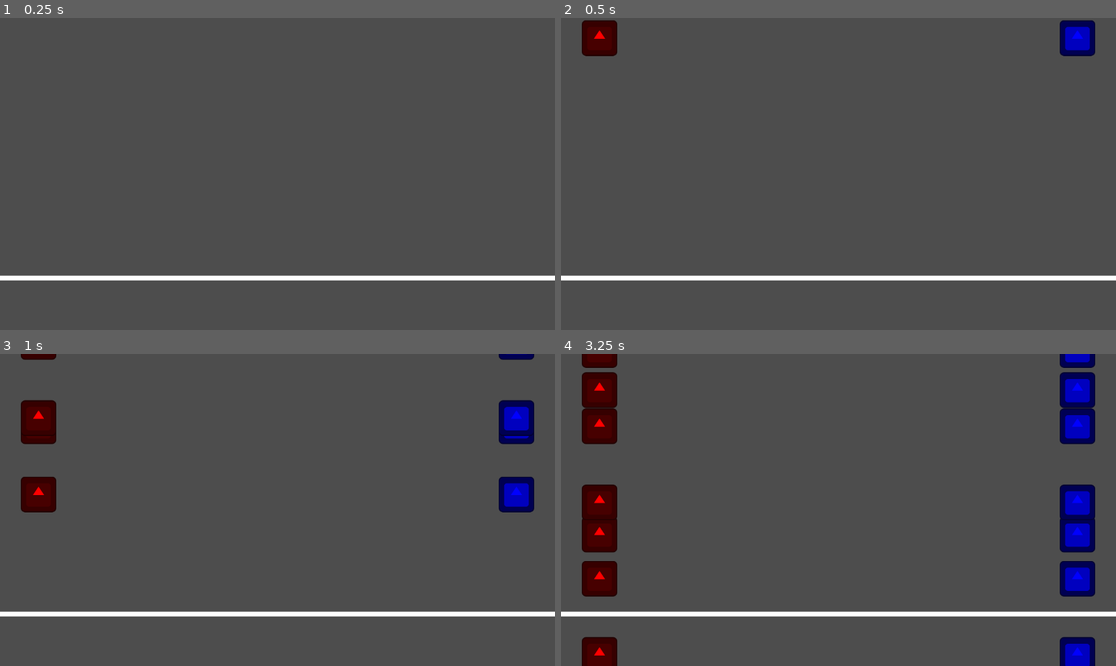
Above: before the commit, frames 1-4 (two rows, left to right).
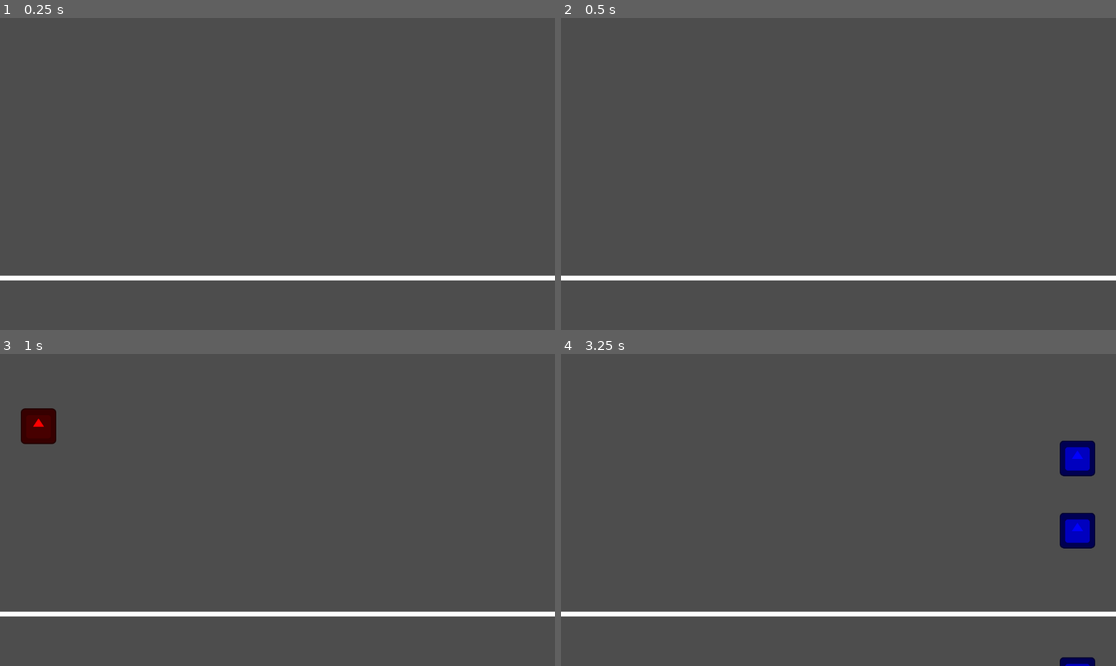
Above: after the commit, the same moments.

Repository: thechonkpotato/jittaclick
Game: Godot game, scene res://scenes/main.tscn
The game is run twice, just before and just after one commit, with the same random seed, the same clock (stepped at 60 frames per second) and the same inputs. The engine's default icon, where the game draws it, is replaced by a stand-in: a white triangle on a blue panel in a dark square.
Inputs:
- Up to frame 1 (0.25 s): no input
- Up to frame 2 (0.5 s): no input
- Up to frame 3 (1 s): hold Right (right) from 0.53 s (still down)
- Up to frame 4 (3.25 s): release Right (right) at 1.28 s; hold Left (left) 1.28-2.03 s; hold Right (right) from 2.03 s (still down)

Frame 1 is identical in both runs. In frame 2, 1.5% of the frame differs, in the area x 3-97%, y 0-13%; in frame 3, 2.8%; in frame 4, 8.9%, in the area x 3-97%, y 0-100%.

Commit message:
feat!: Finalize beat-based block spawner

Diff:
--- a/assets/beatmap.json
+++ b/assets/beatmap.json
@@ -5,7 +5,8 @@
 			{"beat": 1, "side": "left"},
 			{"beat": 2, "side": "left"},
 			{"beat": 3, "side": "right"},
-			{"beat": 4, "side": "right"}
+			{"beat": 4, "side": "right"},
+			{"beat": 4.5, "side": "right"}
 		]
 	}
 }
--- a/scenes/beatmap_reader.gd
+++ b/scenes/beatmap_reader.gd
@@ -1,6 +1,5 @@
 extends Node
 
-@onready var beat_timer := $Timer
 @onready var bmanage := get_node('../BlockManager')
 
 @export var beatmap_path: NodePath = 'res://assets/beatmap.json'
@@ -8,21 +7,23 @@
 var beatmap = JSON.parse_string(beatmap_file.get_as_text())
 
 var beat := 0
+var time := 0.0
+var note_idx := 0
+var timestamp := 0.0
+var song = beatmap['trigger']
+var beats: Array = song.beats
+var next_note_timestamp: float = beats[0].beat * Globals.bpm_wait # 0.6 secs
 
 func _ready():
-	var song = beatmap['trigger']
-	Globals.bpm = song.bpm
-	var beats: Array = song.beats
+	print(beats)
+	print(next_note_timestamp)
 
-	beat_timer.wait_time = Globals.bpm_wait
-	beat_timer.start()
-
-	print(beatmap)
-
-func _on_timer_timeout(): inc_beat()
-
-func inc_beat():
-	beat += 1
-	print('beat: ' + str(beat))
-	bmanage.spawn_box('left')
-	bmanage.spawn_box('right')
+func _physics_process(delta: float) -> void:
+	time += delta
+	if note_idx >= beats.size():
+		return
+	if time >= next_note_timestamp:
+		bmanage.spawn_box(beats[note_idx].side)
+		note_idx += 1
+		if note_idx < beats.size():
+			next_note_timestamp = beats[note_idx].beat * Globals.bpm_wait
--- a/scenes/beatmap_reader.tscn
+++ b/scenes/beatmap_reader.tscn
@@ -4,7 +4,3 @@
 
 [node name="BeatmapReader" type="Node" unique_id=1851239135]
 script = ExtResource("1_h1n8w")
-
-[node name="Timer" type="Timer" parent="." unique_id=489195214]
-
-[connection signal="timeout" from="Timer" to="." method="_on_timer_timeout"]
--- a/scripts/input_manager.gd
+++ b/scripts/input_manager.gd
@@ -26,10 +26,6 @@
 
 func _on_timer_timeout():
 	$Sound/GoodHit.play()
-
-	bmanage.spawn_box('left')
-	bmanage.spawn_box('right')
-
 	$Timer.start()
 
 func test_for_blocks(input_side: String): # <-- WOW LOOK AT THIS FUNCTION THAT MEETS ALL OF THE REQUIREMENTS
@@ -40,7 +36,5 @@
 			bmanage.remove_block(block)
 			if input_side == 'left':
 				left_points += 1
-				print(left_points)
 			elif input_side == 'right':
 				right_points += 1
-				print(right_points)
